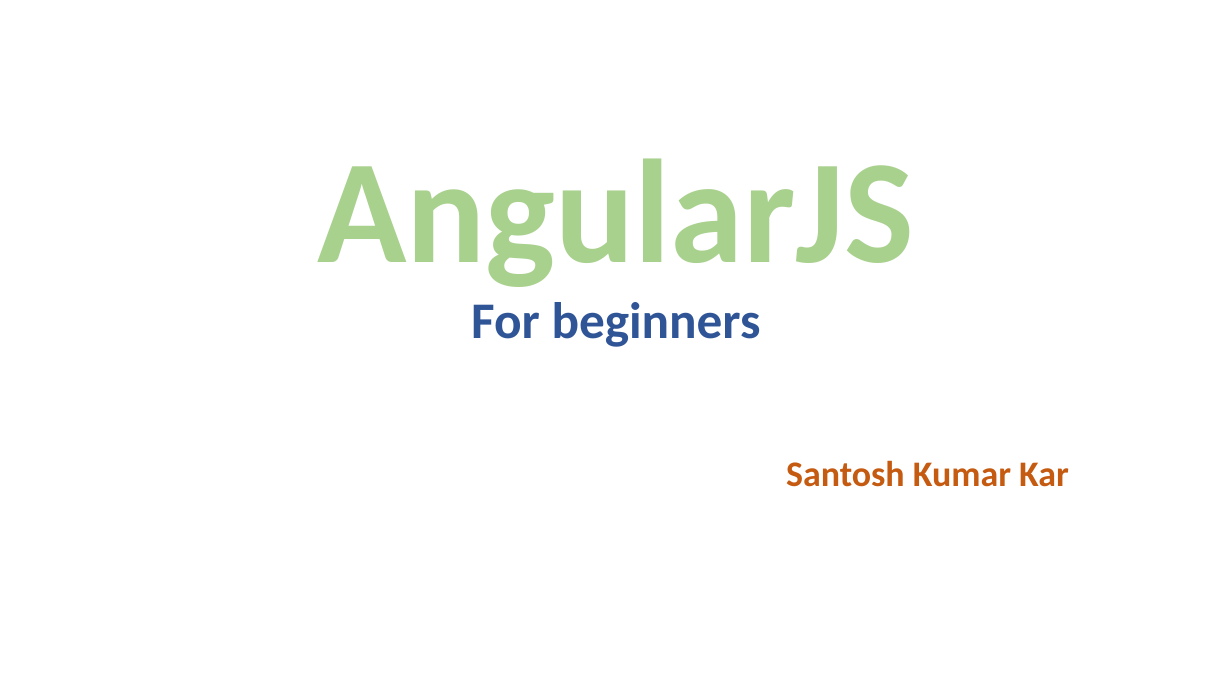
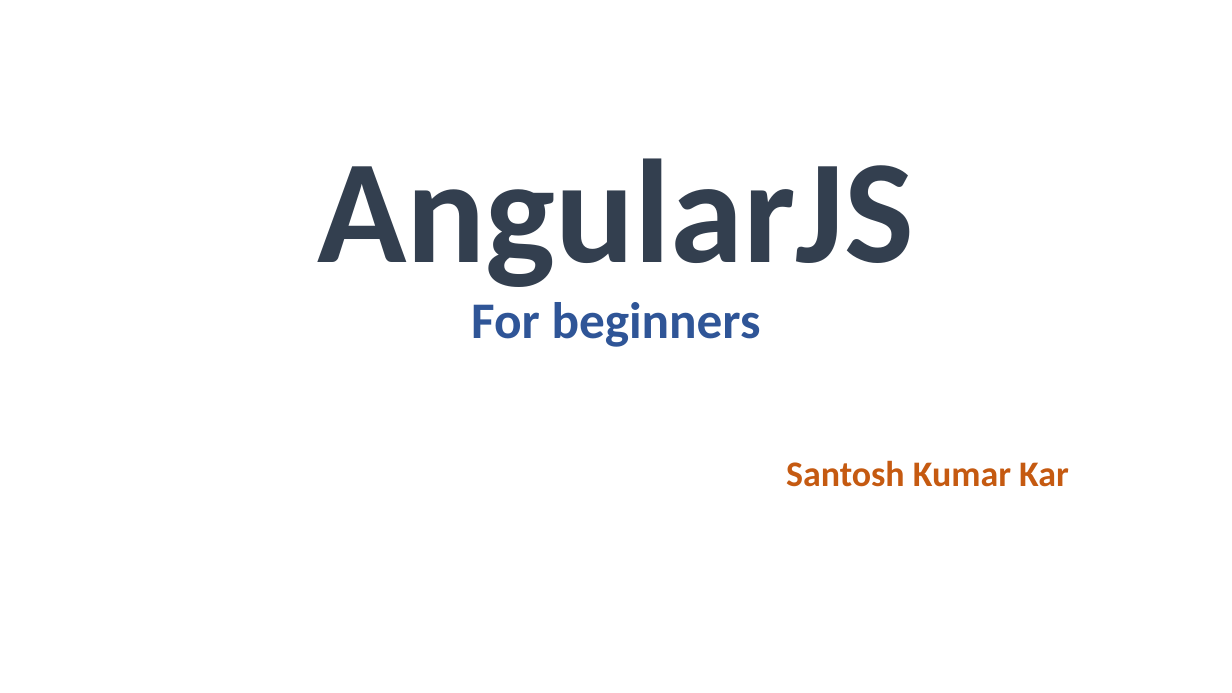
Before and after one commit to santoshkar/Angular, a slide deck: slide 1 of Angular JS draft.pptx. Drawn at 1232x693 pixels with LibreOffice and Linux fonts; fonts in the diff are those of the drawing. Boxes give left, top, right and bottom in pixels: in the first picture for what was removed or moved away, otherwise in the second. Text is boxed around its words. In the diff, an @@ line names an element or a change of style, - is before the commit and + after.

```diff
--- a/Angular JS draft.pptx
+++ b/Angular JS draft.pptx
@@ title "AngularJS For beginners" at box(317, 158, 914, 347): text colour #A9D18E to #333F50 in "AngularJS" @@
```
Also in this commit, not shown: 3 other slides changed, 2 slides added, 4 other files.
